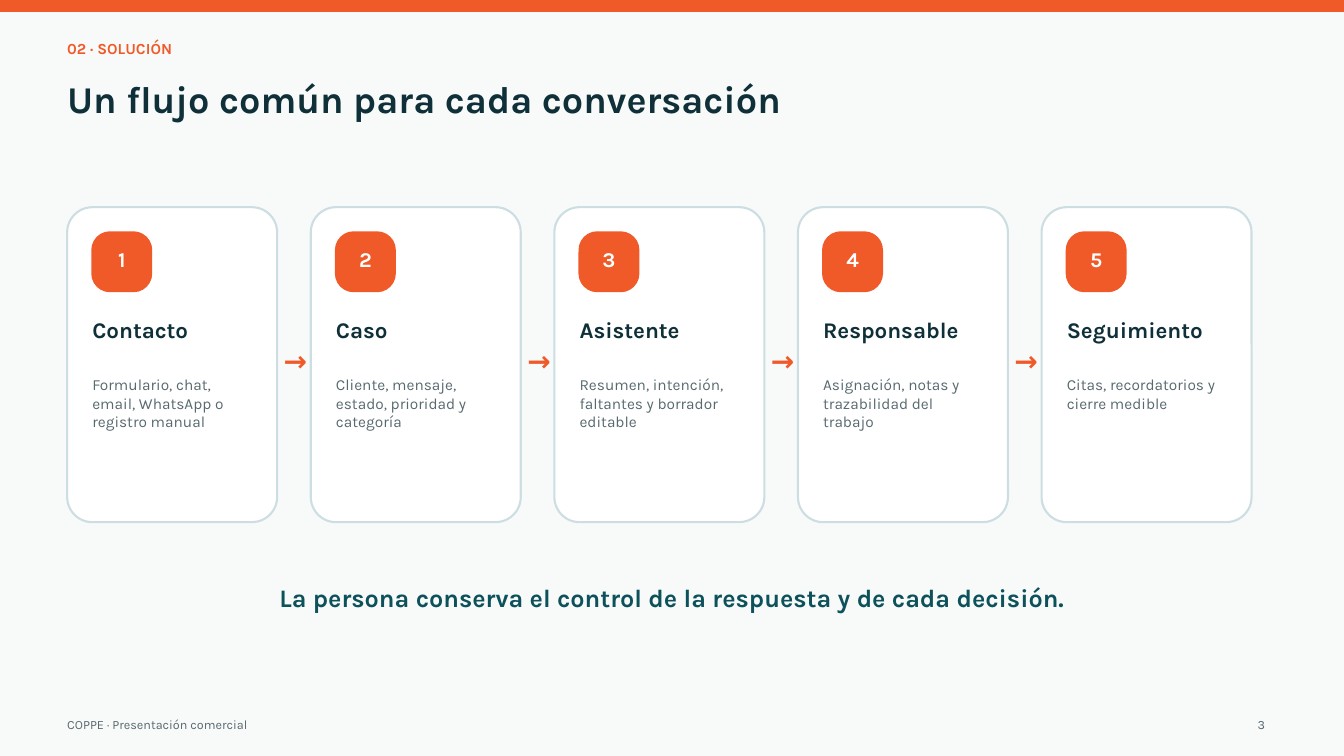
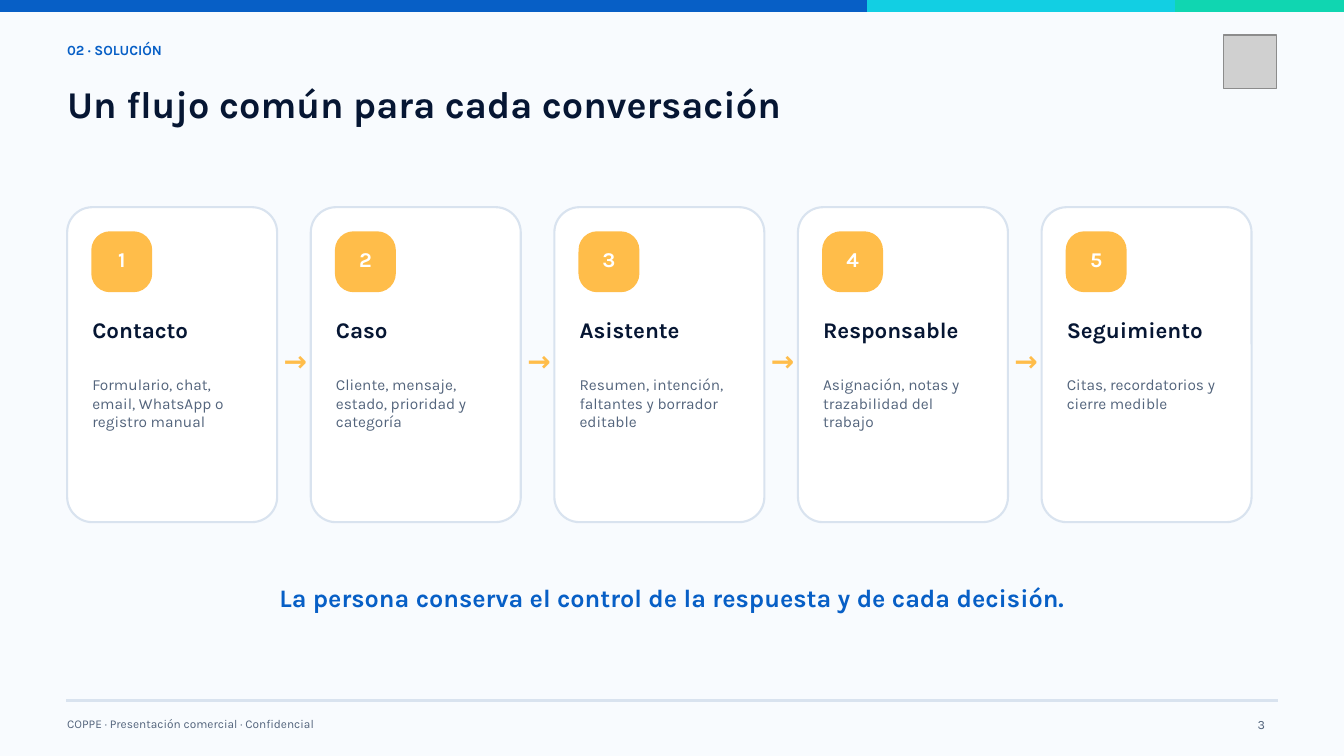
Before and after one commit to Jmprdeveloper/coppe, a slide deck: slide 3 of docs/presentacion/salida/COPPE_Presentacion_Comercial.pptx. Drawn at 1344x756 pixels with LibreOffice and Linux fonts; fonts in the diff are those of the drawing; grey boxes stand for pictures. Boxes give left, top, right and bottom in pixels: in the first picture for what was removed or moved away, otherwise in the second. Text is boxed around its words. In the diff, an @@ line names an element or a change of style, - is before the commit and + after.

Commit message:
feat: apply COPPE brand identity and commercial materials

```diff
--- a/docs/presentacion/salida/COPPE_Presentacion_Comercial.pptx
+++ b/docs/presentacion/salida/COPPE_Presentacion_Comercial.pptx
@@ rectangle at (0,0,1344,756): fill #F8FAFA to #F8FBFE; outline #F8FAFA 1.5 pt to #F8FBFE 1.5 pt @@
@@ rectangle: place and size @@
-rectangle at (0,0,1344,11)
+rectangle at (0,0,868,11)
@@ rectangle at (0,0,868,11): fill #F05A28 to #075FC6; outline #F05A28 1.5 pt to #075FC6 1.5 pt @@
@@ rectangle added at (868,0,1177,11), fill #12CFE3, outline #12CFE3 1.5 pt @@
@@ rectangle added at (1177,0,1344,11), fill #10D6B1, outline #10D6B1 1.5 pt @@
@@ text "02 · SOLUCIÓN" at (67,43,162,55): size 11 to 10 pt, text colour #F05A28 to #075FC6 @@
@@ picture added at (1224,35,1277,89) @@
@@ text colour #0F3038 to #061633 in 6 elements at (92,323,188,339), (336,323,388,339), (580,322,680,339), (823,322,958,344), (1067,322,1203,344), (67,88,781,128) @@
@@ outline #CCDEE1 1.5 pt to #D9E3EF 1.5 pt in 5 elements at (68,208,277,522), (311,208,520,522), (555,208,764,522), (799,208,1008,522), (1042,208,1251,522) @@
@@ fill #F05A28 to #FFBD4A; outline #F05A28 1.5 pt to #FFBD4A 1.5 pt in 5 elements at (93,233,151,291), (336,233,394,291), (580,233,638,291), (824,233,882,291), (1067,233,1125,291) @@
@@ text colour #F05A28 to #FFBD4A in 4 elements at (278,343,312,377), (522,343,556,377), (766,343,800,377), (1009,343,1043,377) @@
@@ text "La persona conserva el control ..." at (279,587,1064,614): text colour #0D515B to #075FC6 @@
@@ text at (67,719,314,728): text changed; size 9 to 8.5 pt; text colour #57696F to #53647C @@
-COPPE · Presentación comercial
+COPPE · Presentación comercial · Confidencial
@@ rectangle added at (68,700,1277,701), fill #D9E3EF, outline #D9E3EF 1.5 pt @@
```
Also in this commit, not shown: 9 other slides changed, 1 slide added, 24 other files.
